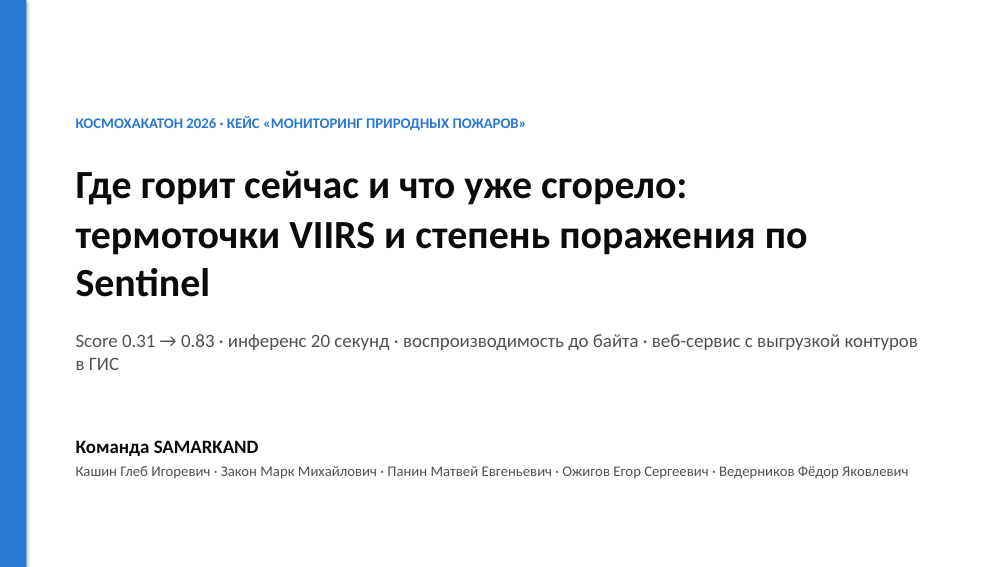
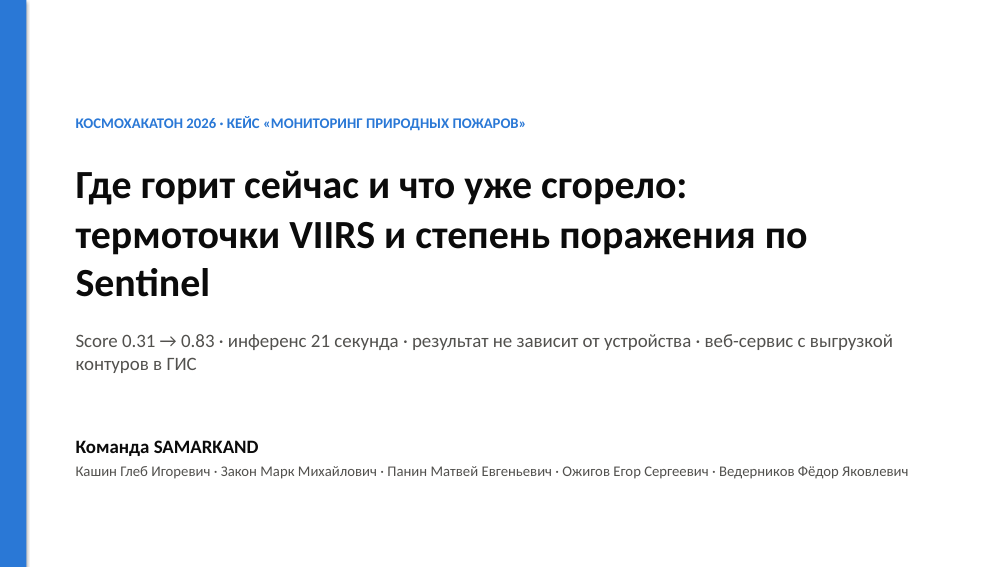
Before and after one commit to shttrkk/kosmowinsamarkand, a slide deck: slide 1 of presentation/deck.pptx. Drawn at 1008x567 pixels with LibreOffice and Linux fonts; fonts in the diff are those of the drawing. Boxes give left, top, right and bottom in pixels: in the first picture for what was removed or moved away, otherwise in the second. Text is boxed around its words. In the diff, an @@ line names an element or a change of style, - is before the commit and + after.

```diff
--- a/presentation/deck.pptx
+++ b/presentation/deck.pptx
@@ text at bbox=[76, 334, 893, 373]: text changed @@
-Score 0.31 → 0.83 · инференс 20 секунд · воспроизводимость до байта · веб-сервис с выгрузкой контуров в ГИС
+Score 0.31 → 0.83 · инференс 21 секунда · результат не зависит от устройства · веб-сервис с выгрузкой контуров в ГИС
```
Also in this commit, not shown: 5 other slides changed, 24 other files.
